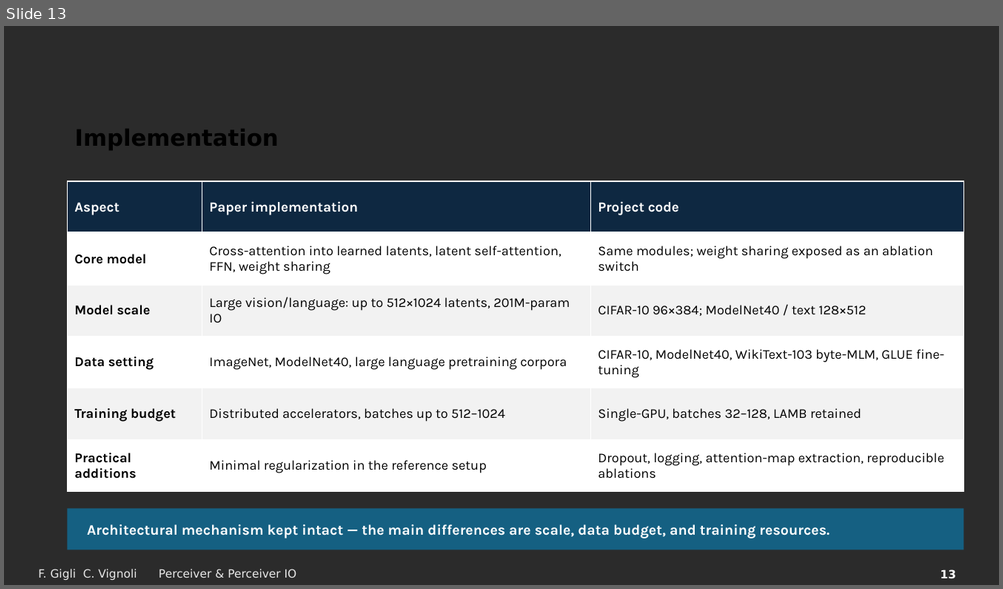
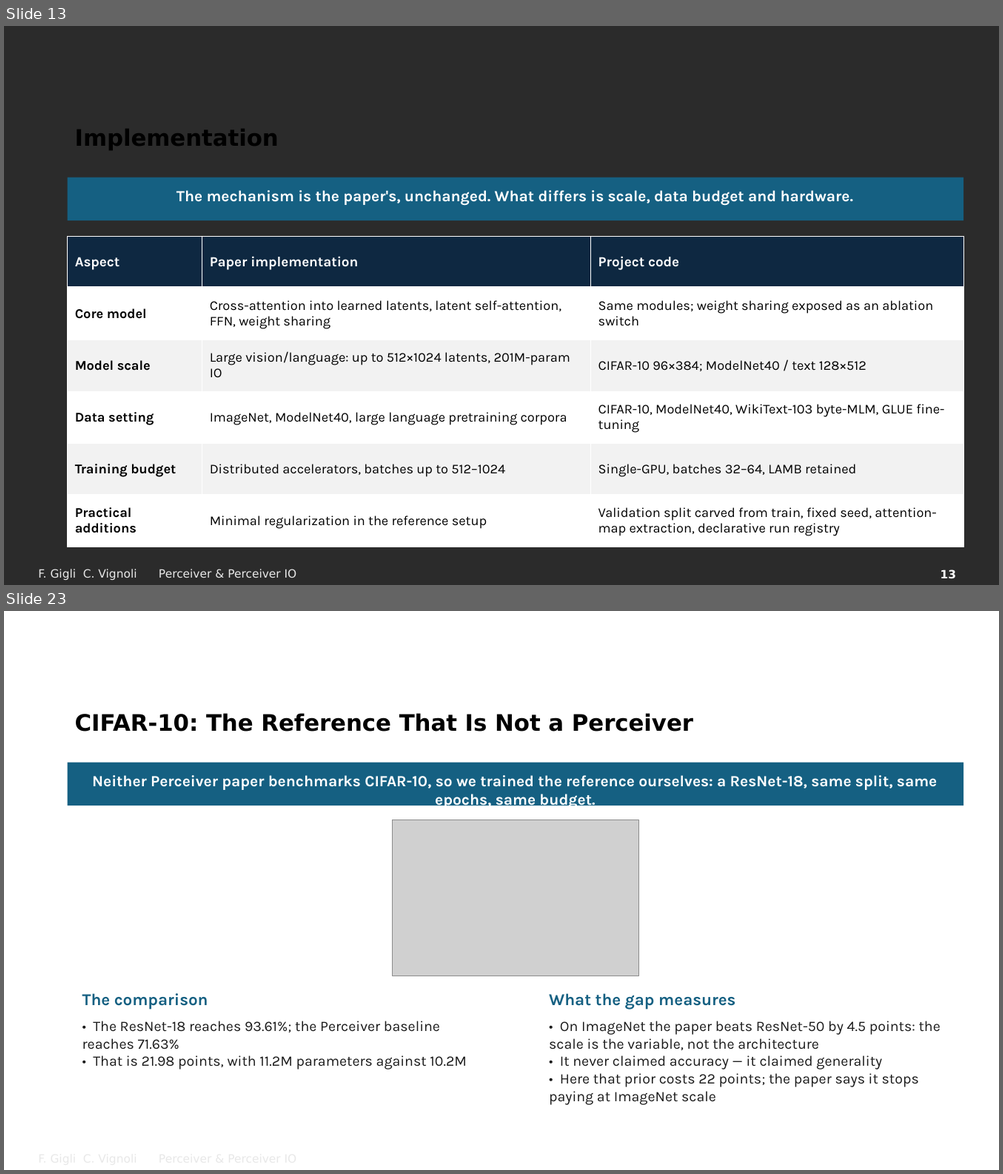
Before and after one commit to FrancescoGigli/Perceiver_project, a slide deck: sito/slide/Perceiver & Perceiver IO.pptx. Shown one above the other, each under a label of ours: slide 13 before the commit, slides 13 and 23 after it; the slides between them are not shown. The pictures are 1003x589 and 1003x1174 pixels, drawn with LibreOffice and Linux fonts; fonts in the diff are those of the drawing; grey boxes stand for pictures; background and template pictures are left out; a plain dark background stands for a picture behind light text. Boxes give left, top, right and bottom in pixels: in the first picture for what was removed or moved away, otherwise in the second. Text is boxed around its words. In the diff, an @@ line names an element or a change of style, - is before the commit and + after.

Commit message:
Slide: revisione completa PDF e PPTX allineati
- notazione unica (Q=ZW_Q, un solo d_k), decoder O x D, query MLM O=M
- batch 32-64, niente dropout fra le aggiunte, bullet hardware/improvements veri per il codice
- GLUE ~10 punti sotto il paper, non ~8
- mappe d'attenzione dalla serie v2 (e01 5.84 bit vs e29 9.83 bit), figura riproducibile da _diag/attention_maps_v2.py
- commenti corrotti del .tex ripuliti; script _diag/ e figure delle 42 run tracciati

```diff
--- a/sito/slide/Perceiver & Perceiver IO.pptx
+++ b/sito/slide/Perceiver & Perceiver IO.pptx
@@ slide 23 added at (4,611,999,1170), background picture (left out); not listed: 1 template element that a slide beside it also shows @@
@@ title added at (75,713,693,732), 22 pt, text none, bold @@
+CIFAR-10: The Reference That Is Not a Perceiver
@@ rectangle added at (68,763,964,806), fill #156082 @@
@@ text added at (92,775,936,809), 15 pt, text #FFFFFF, bold @@
+Neither Perceiver paper benchmarks CIFAR-10, so we trained the reference ourselves: a ResNet-18, same split, same epochs, same budget.
@@ picture added at (392,820,639,977) @@
@@ text added at (82,994,208,1010), 16 pt, text #156082, bold @@
+The comparison
@@ text added at (549,994,735,1010), 16 pt, text #156082, bold @@
+What the gap measures
@@ text added at (82,1021,466,1070), 14 pt, text #1A1A1A @@
+• The ResNet-18 reaches 93.61%; the Perceiver baseline reaches 71.63%
+• That is 21.98 points, with 11.2M parameters against 10.2M
@@ text added at (320,1021,380,1032), 11 pt, text none @@
+F. Gigli C. Vignoli Perceiver & Perceiver IO
@@ text added at (549,1021,940,1105), 14 pt, text #1A1A1A @@
+• On ImageNet the paper beats ResNet-50 by 4.5 points: the scale is the variable, not the architecture
+• It never claimed accuracy — it claimed generality
+• Here that prior costs 22 points; the paper says it stops paying at ImageNet scale
@@ slide 13 changed as well @@
@@ rectangle: place and size @@
-rectangle at (68,508,964,551)
+rectangle at (68,178,964,221)
@@ text "The mechanism is the paper's, ..." at (176,190,853,206): vertical alignment middle to top @@
@@ text at (176,190,853,206): text changed; size 14 to 15 pt @@
-Architectural mechanism kept intact — the main differences are scale, data budget, and training resources.
+The mechanism is the paper's, unchanged. What differs is scale, data budget and hardware.
@@ table at (68,236,965,548) @@
-row 5, column 3: Single-GPU, batches 32–128, LAMB retained
+row 5, column 3: Single-GPU, batches 32–64, LAMB retained
-row 6, column 3: Dropout, logging, attention-map extraction, reproducible ablations
+row 6, column 3: Validation split carved from train, fixed seed, attention-map extraction, declarative run registry
@@ table: place and size @@
-table at (68,181,965,492)
+table at (68,236,965,548)
```
Also in this commit, not shown: 19 other slides changed, 11 other slides added, 9 slides removed, 20 other files.
